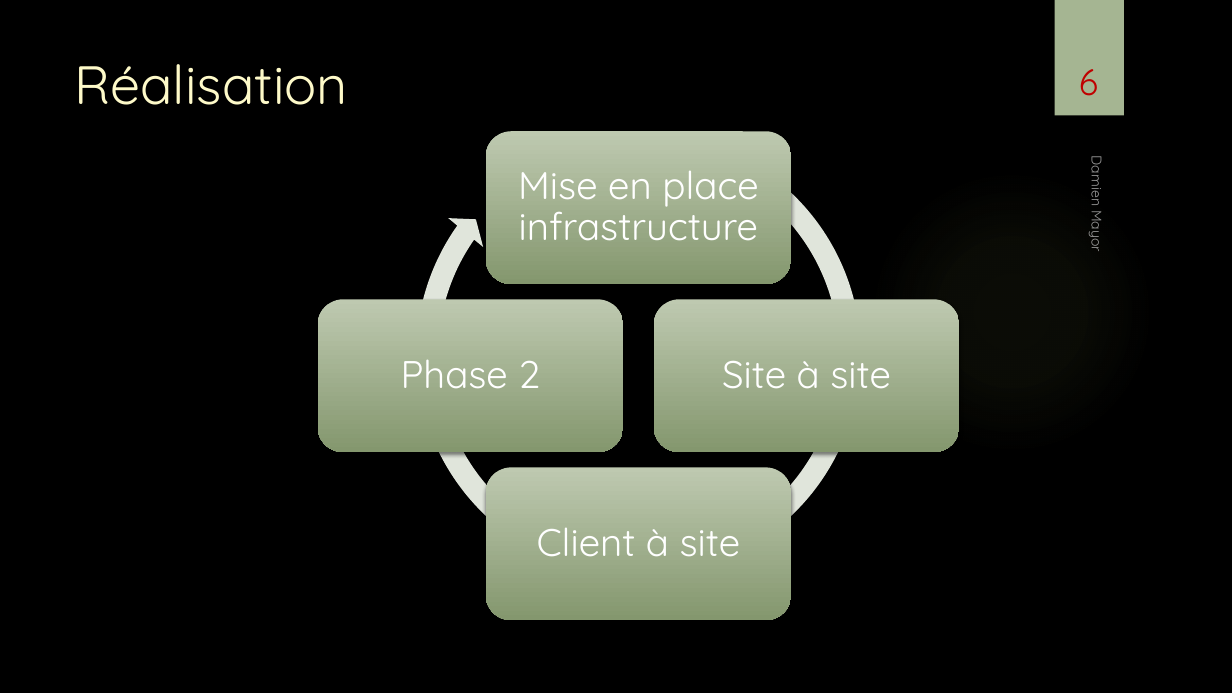
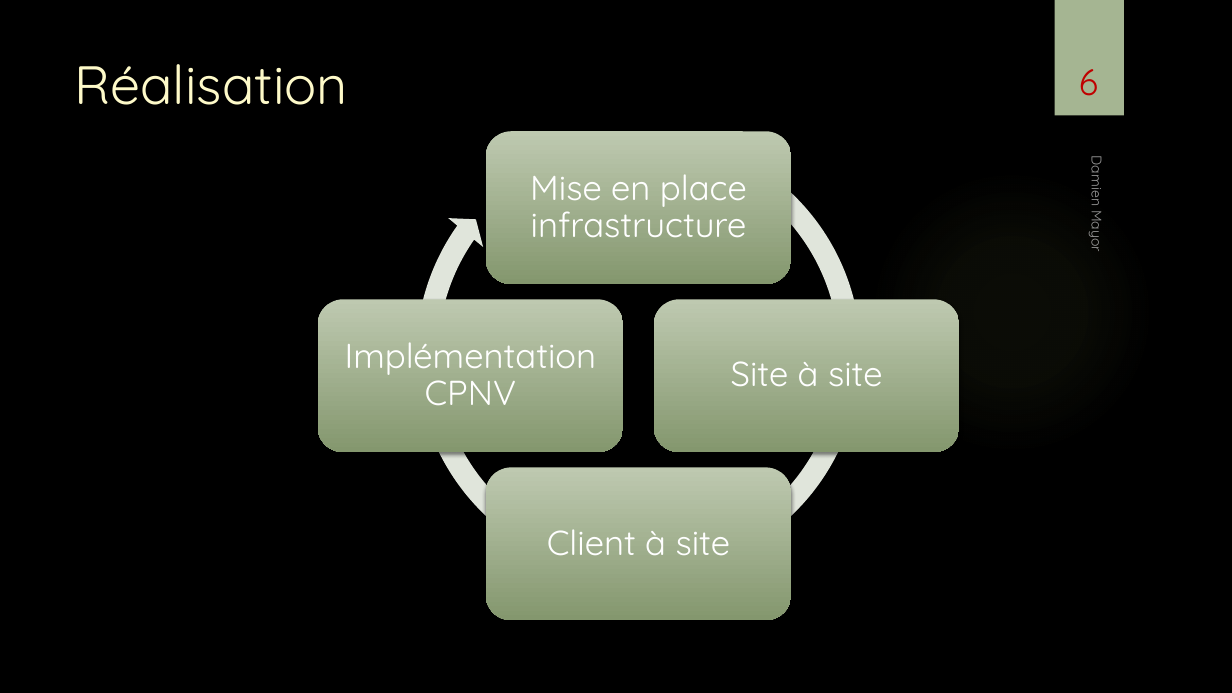
Before and after one commit to damienmayor/TPI, a slide deck: slide 6 of Présentation/Présentation TPI DMA.pptx. Drawn at 1232x693 pixels with LibreOffice and Linux fonts; fonts in the diff are those of the drawing; background and template pictures are left out. Boxes give left, top, right and bottom in pixels: in the first picture for what was removed or moved away, otherwise in the second. Text is boxed around its words. In the diff, an @@ line names an element or a change of style, - is before the commit and + after.

```diff
--- a/Présentation/Présentation TPI DMA.pptx
+++ b/Présentation/Présentation TPI DMA.pptx
@@ text at (x1=345, y1=342, x2=596, y2=405): text changed; size 30 to 27 pt @@
-Phase 2
+Implémentation CPNV
@@ size 30 to 27 pt; less space between paragraphs in 3 elements at (x1=530, y1=174, x2=747, y2=237), (x1=731, y1=361, x2=883, y2=386), (x1=547, y1=529, x2=731, y2=555) @@
```
Also in this commit, not shown: 2 other slides changed, 2 slides added, 7 other files.
